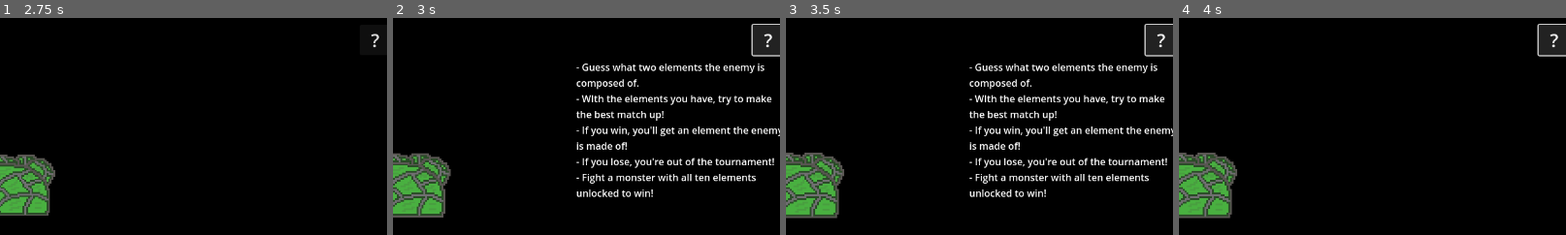
Above: before the commit, frames 1-4 (left to right).
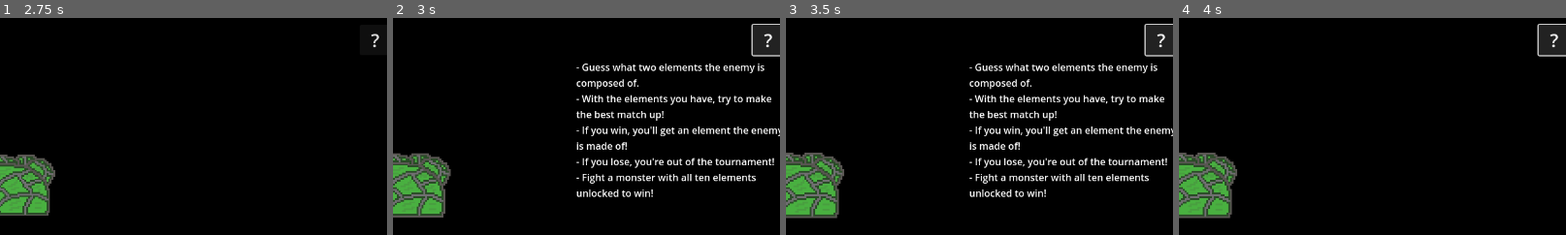
Above: after the commit, the same moments.

Repository: DigiDuncan/DPNJam1
Game: Godot game, scene res://menu.tscn
Two runs of this game, one before a commit and one after it. Both use one fixed random seed, a clock stepped at 60 frames per second and the inputs below.
Inputs:
- Up to frame 1 (2.75 s): click "CREDITS" at 0.5 s; click "BACK" at 1.25 s; click "START GAME" at 2 s
- Up to frame 2 (3 s): click "?" at 2.75 s
- Up to frame 3 (3.5 s): no input
- Up to frame 4 (4 s): click "?" at 3.5 s
The pictures show only the part of the screen within x 49-98%, y 0-50%; the shares and areas given below are measured in that part.

Frame 1 is identical in both runs. In frame 2, 0.6% of the frame differs, in the area x 51-98%, y 35-41%; in frame 3, 0.6%; in frame 4, nothing differs.

Commit message:
fix typo

Diff:
--- a/main.tscn
+++ b/main.tscn
@@ -766,7 +766,7 @@
 theme_override_constants/shadow_offset_y = 2
 theme_override_styles/normal = SubResource("StyleBoxFlat_ofitq")
 text = "- Guess what two elements the enemy is composed of.
-- WIth the elements you have, try to make the best match up!
+- With the elements you have, try to make the best match up!
 - If you win, you'll get an element the enemy is made of!
 - If you lose, you're out of the tournament!
 - Fight a monster with all ten elements unlocked to win!"
Not shown, changed: README.md
